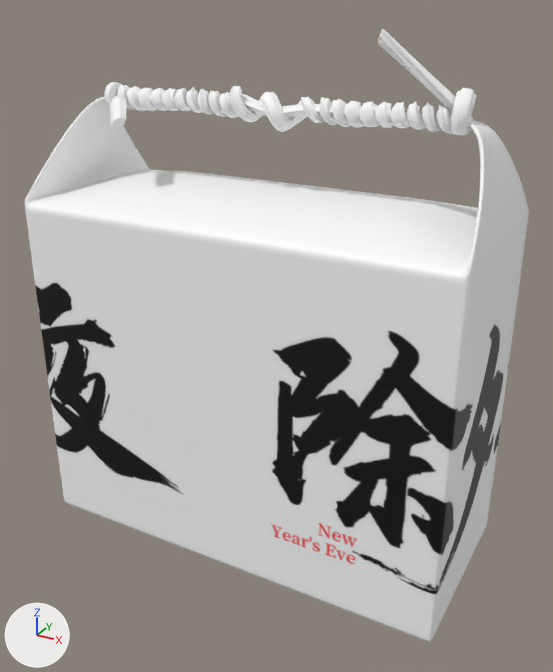
What one commit did to the glTF model public/models/3265.glb.
One viewpoint serves both versions: a 50 mm lens placed at (143.0, -253.0, 103.0), pointed at (5.0, -1.0, -22.0). Every picture has the same lights, and +X, +Y and +Z are marked at lower left. The older version comes first. Where no turn or scale is listed for an object, it has been applied to the vertices.

Names of what the first picture shows: '提手', '袋身', '贴图'.
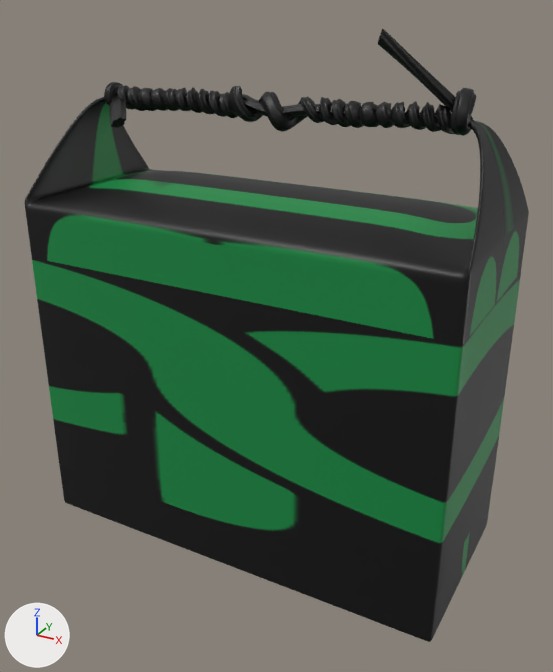
Location of each change, [x1, y1, x2, y2] in pixels of the pictures (553 x 672 px):
'贴图', surface changed (darker)
    both: [32, 258, 521, 598]
'袋身', surface changed (darker)
    both: [25, 94, 529, 642]
'提手', surface changed (white to black)
    both: [104, 29, 477, 136]

What the commit changed:
Picture 'AP_Watermark' (img_ap_watermark) is new.
In material 'Material #28.001' (mat_material__28_001), base_color is no longer (1.0, 1.0, 1.0), white #ffffff.
In material 'Material #28.001' (mat_material__28_001), texture is now set to img_ap_watermark.
Material 'Material #27.001' (mat_material__27_001) changes its picture from img_下载 to img_ap_watermark.
